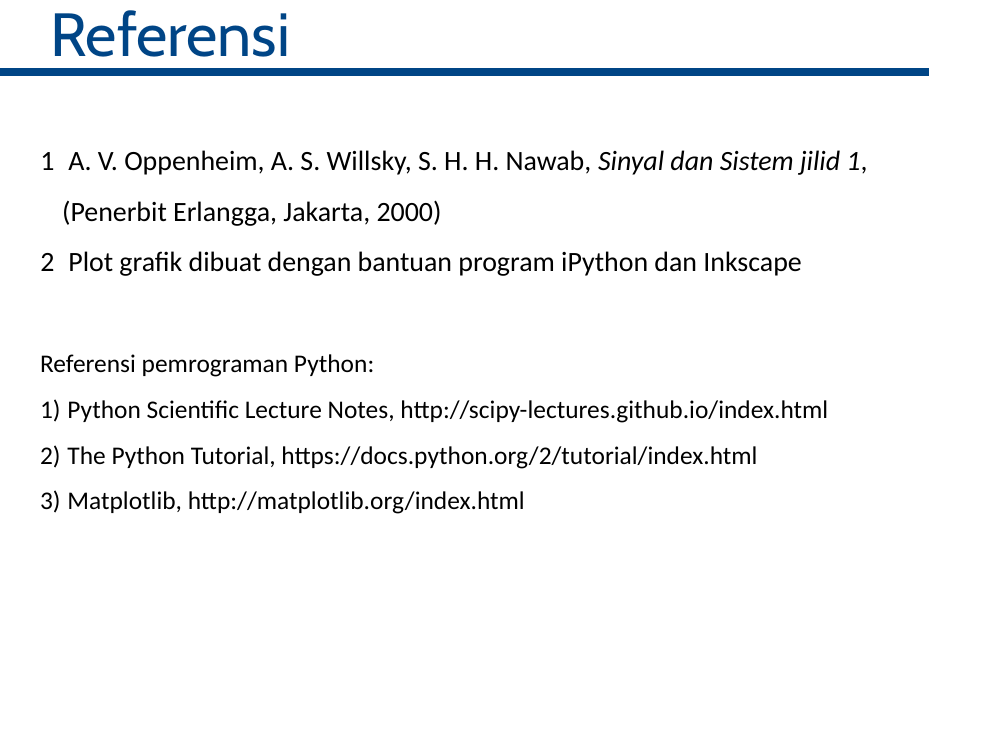
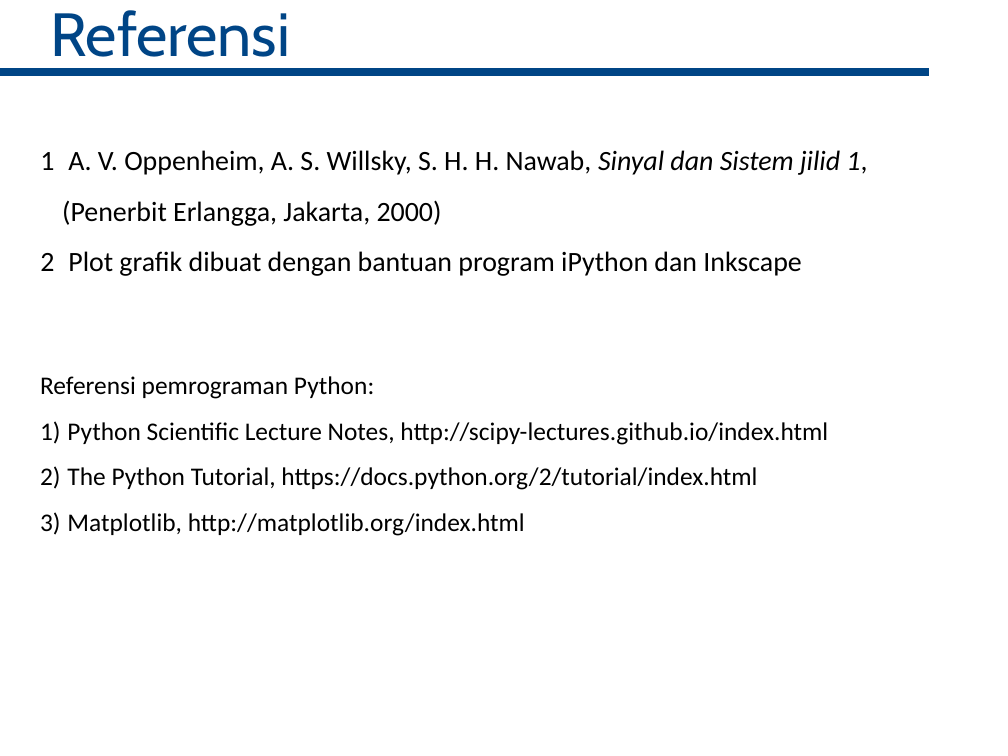
Before and after one commit to bagustris/sinyalsistem, a slide deck: slide 30 of slides/Lect3_SinyalSistem.odp. Drawn at 1008x756 pixels with LibreOffice and Linux fonts; fonts in the diff are those of the drawing. Boxes give left, top, right and bottom in pixels: in the first picture for what was removed or moved away, otherwise in the second. Text is boxed around its words. In the diff, an @@ line names an element or a change of style, - is before the commit and + after.

```diff
--- a/slides/Lect3_SinyalSistem.odp
+++ b/slides/Lect3_SinyalSistem.odp
@@ text "Referensi pemrograman Python:": place and size @@
-text "Referensi pemrograman Python:" at bbox=[40, 354, 828, 514]
+text "Referensi pemrograman Python:" at bbox=[40, 376, 828, 536]
```
Also in this commit, not shown: 19 other slides changed, 5 other files.
